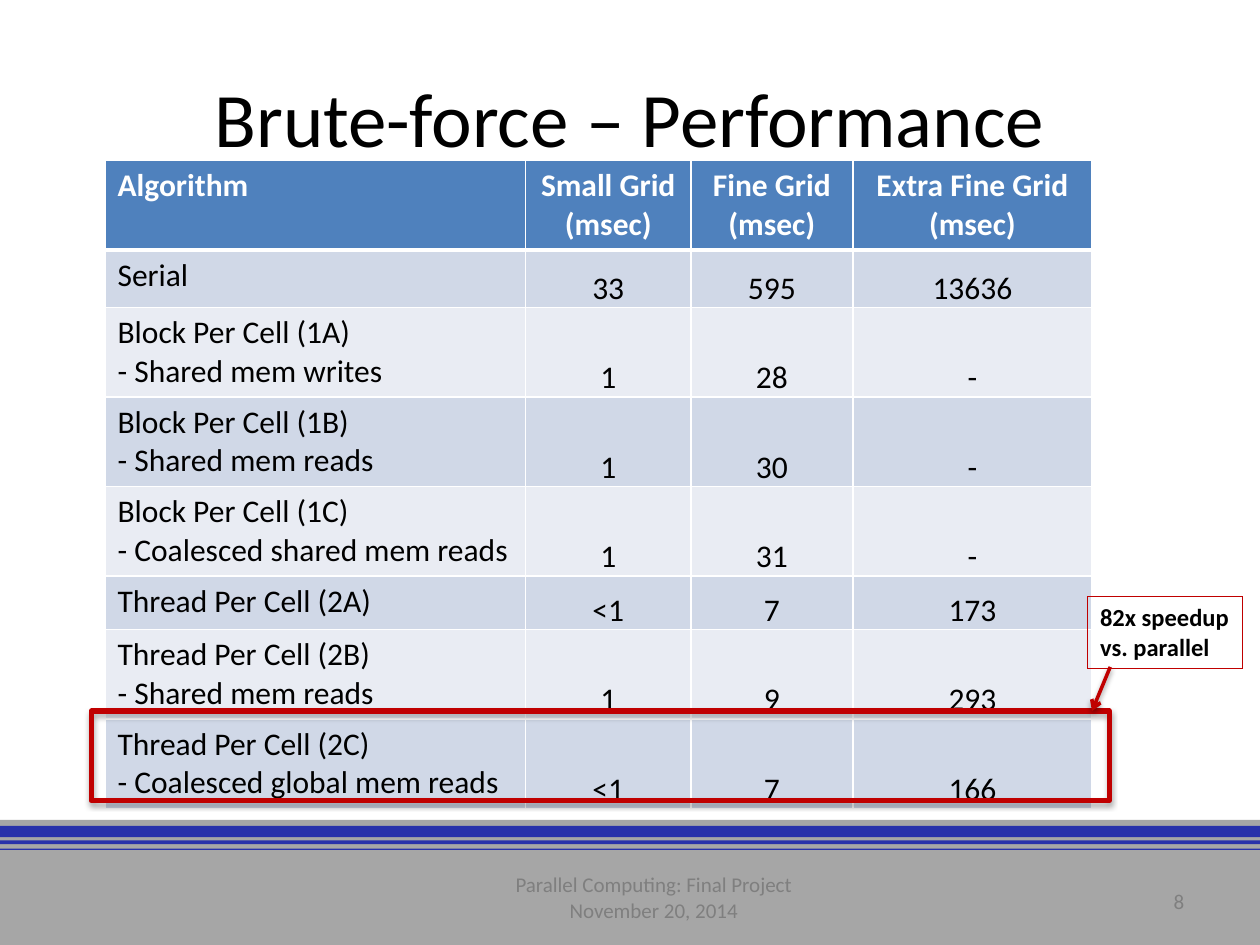
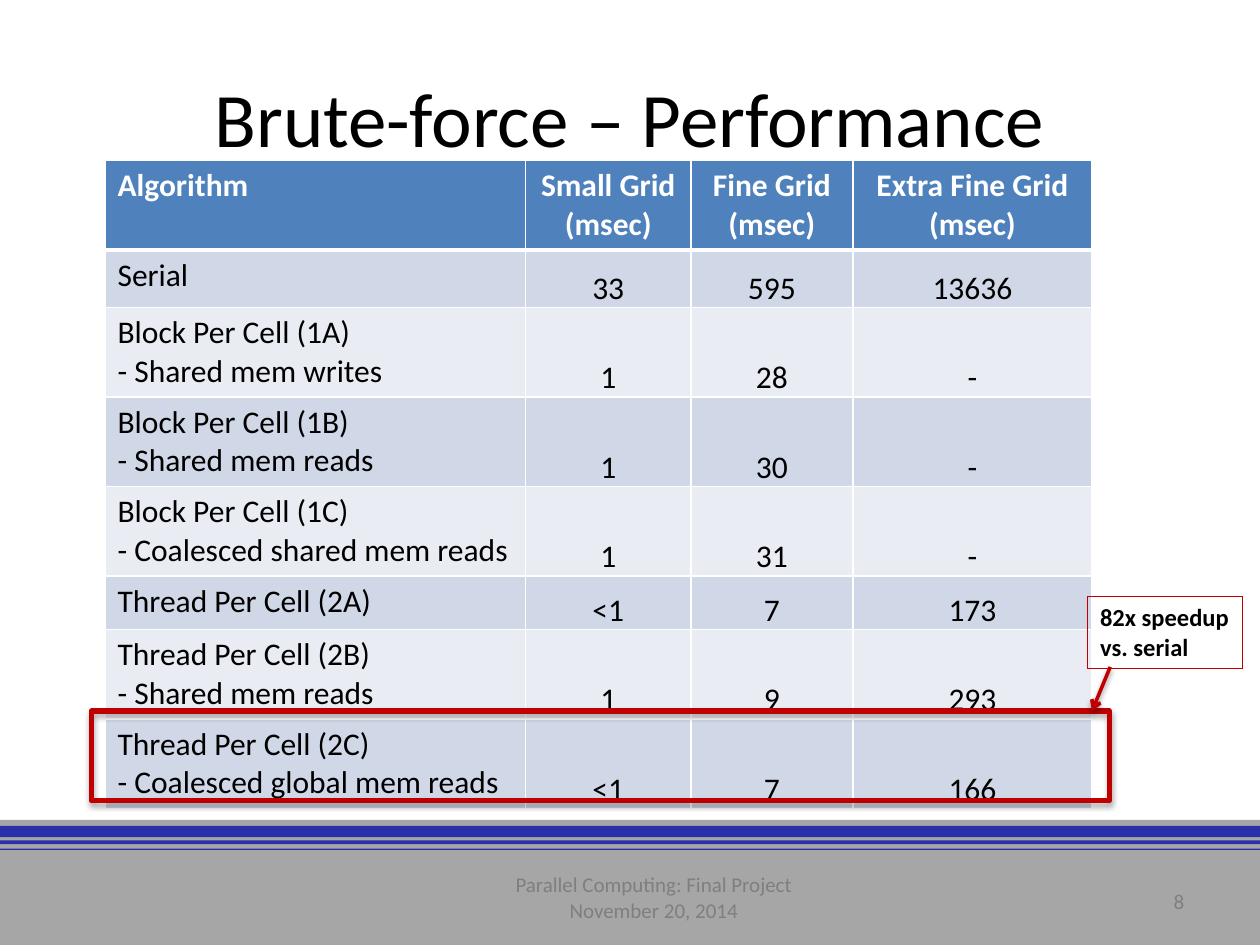
Before and after one commit to Basian/PC-WallDistanceProject, a slide deck: slide 8 of deliverables/presentation/vasanth/vasanth.pptx. Drawn at 1260x945 pixels with LibreOffice and Linux fonts; fonts in the diff are those of the drawing; background and template pictures are left out. Boxes give left, top, right and bottom in pixels: in the first picture for what was removed or moved away, otherwise in the second. Text is boxed around its words. In the diff, an @@ line names an element or a change of style, - is before the commit and + after.

Commit message:
Fixed typo

```diff
--- a/deliverables/presentation/vasanth/vasanth.pptx
+++ b/deliverables/presentation/vasanth/vasanth.pptx
@@ text in rectangle at box(1100, 608, 1229, 657): text changed @@
-82x speedup vs. parallel
+82x speedup vs. serial
```
